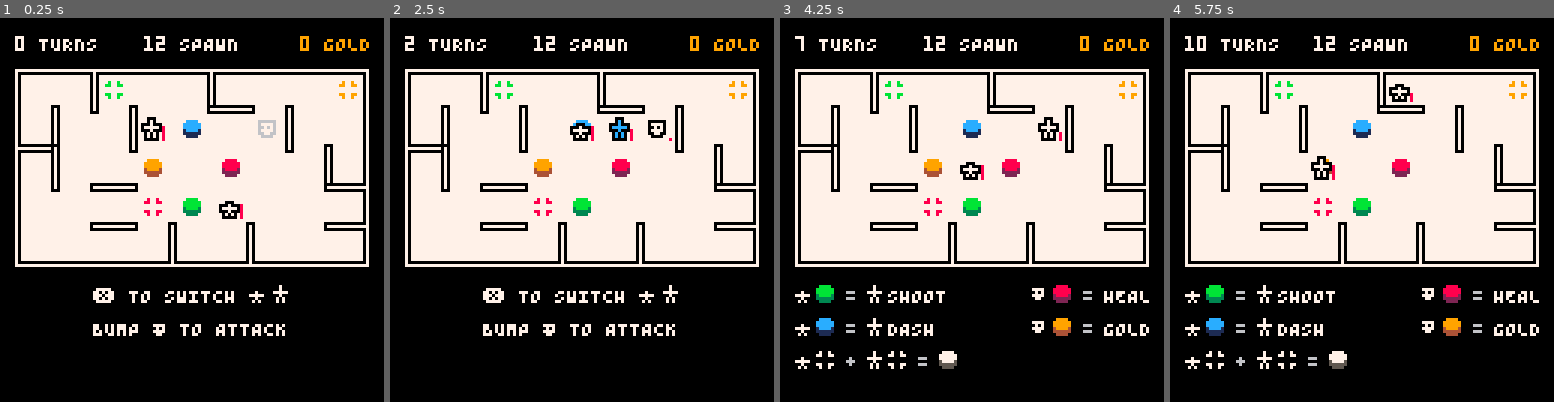
Above: before the commit, frames 1-4 (left to right).
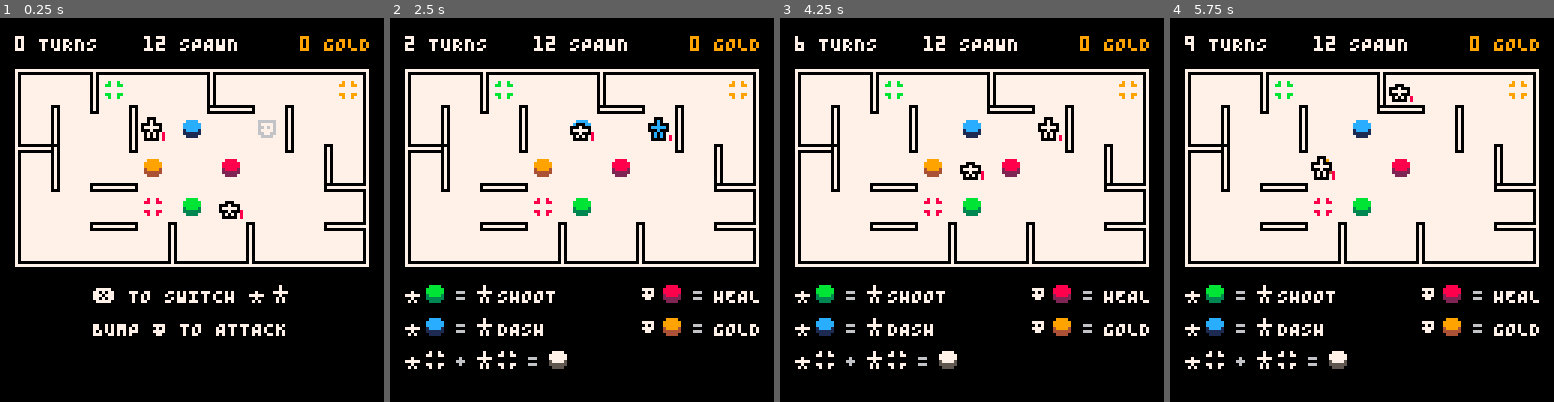
Above: after the commit, the same moments.

Repository: taylordolan/grid-folks
Game: PICO-8 cartridge grid_folks.p8
The game is run twice, just before and just after one commit, with the same random seed, the same clock (stepped at 60 frames per second) and the same inputs.
Inputs:
- Up to frame 1 (0.25 s): no input
- Up to frame 2 (2.5 s): tap X (X key) at 0.33, 1.07, 1.85 s; tap O (Z key) at 0.7, 1.7, 2.1 s; hold Right 1.6-2.1 s; hold Up 2.15-2.42 s; hold Right from 2.47 s (still down)
- Up to frame 3 (4.25 s): tap O (Z key) every 0.4 s from 2.5 to 4.1 s; tap X (X key) at 2.97, 4.08 s; release Right at 3.03 s; hold Left 3.08-3.58 s; hold Down 3.63-3.97 s; hold Right from 4.02 s (still down)
- Up to frame 4 (5.75 s): tap O (Z key) every 0.4 s from 4.5 to 5.7 s; release Right at 4.68 s; hold Up 4.73-5.03 s; hold Left 5.08-5.68 s; tap X (X key) at 5.2 s; hold Down from 5.73 s (still down)

The runs differ from the first frame. In frame 1, less than 0.1% of the frame differs, in the area x 42-64%, y 28-50%; in frame 2, 3.9%, in the area x 3-97%, y 25-92%; in frame 3, less than 0.1%; in frame 4, 0.4%.

Commit message:
try out a new dash ability

Diff:
--- a/grid_folks.p8
+++ b/grid_folks.p8
@@ -21,6 +21,7 @@
 -- [ ] do something to make the game end state feel less clunky
 -- [ ] rewrite _draw() to avoid weird overlaps
 -- [ ] when multiple enemies are present, they should act in random order
+-- [ ] randomly distribute starting abilities
 
 -- game state that gets refreshed on restart
 function _init()
@@ -662,8 +663,8 @@
 		type = "hero",
     base_sprite = sprites.hero,
     sprite = null,
-    max_health = 5,
-    health = 5,
+    max_health = 3,
+    health = 3,
 
     -- buttons
     dash = false,
@@ -718,16 +719,13 @@
             hit_enemy(shoot_target, 1)
             sfx(sounds.shoot, 3)
           elseif self.dash then
-            step_or_bump(direction)
-            next_tile = {self.x + direction[1], self.y + direction[2]}
-            if
-              location_exists(next_tile) and
-              not is_wall_between({self.x, self.y}, next_tile) and
-              not find_type_in_tile("hero", next_tile)
-            then
-              step_or_bump(direction)
-              sfx(sounds.dash, 3)
+            local dest = get_dash_dest(direction)
+            local targets = get_dash_targets(direction)
+            for next in all(targets) do
+              hit_enemy(next, 3)
             end
+            set_tile(self, dest)
+            sfx(sounds.dash, 3)
           else
             step_or_bump(direction)
             sfx(sounds.step, 3)
@@ -774,6 +772,61 @@
           now_tile = next_tile
         end
       end
+
+      function get_dash_dest(direction)
+
+        local now_tile = {self.x, self.y}
+        local x_vel = direction[1]
+        local y_vel = direction[2]
+
+        while true do
+          -- define the current target
+          local next_tile = {now_tile[1] + x_vel, now_tile[2] + y_vel}
+          -- if `next_tile` is off the map, or there's a wall in the way, return false
+          if
+            location_exists(next_tile) == false or
+            is_wall_between(now_tile, next_tile) or
+            find_type_in_tile("hero", next_tile)
+          then
+            return now_tile
+          end
+          -- if there's an enemy in the target, return it
+          -- local enemy = find_type_in_tile("enemy", next_tile)
+          -- if enemy then
+          --   return enemy
+          -- end
+          -- set `current` to `next_tile` and keep going
+          now_tile = next_tile
+        end
+      end
+
+      function get_dash_targets(direction)
+
+        local now_tile = {self.x, self.y}
+        local x_vel = direction[1]
+        local y_vel = direction[2]
+        local targets = {}
+
+        while true do
+          -- define the current target
+          local next_tile = {now_tile[1] + x_vel, now_tile[2] + y_vel}
+          -- if `next_tile` is off the map, or there's a wall in the way, return false
+          if
+            location_exists(next_tile) == false or
+            is_wall_between(now_tile, next_tile) or
+            find_type_in_tile("hero", next_tile)
+          then
+            return targets
+          end
+          -- if there's an enemy in the target, return it
+          local enemy = find_type_in_tile("enemy", next_tile)
+          if enemy then
+            add(targets, enemy)
+          end
+          -- set `current` to `next_tile` and keep going
+          now_tile = next_tile
+        end
+      end
 		end
 	}
   return hero
